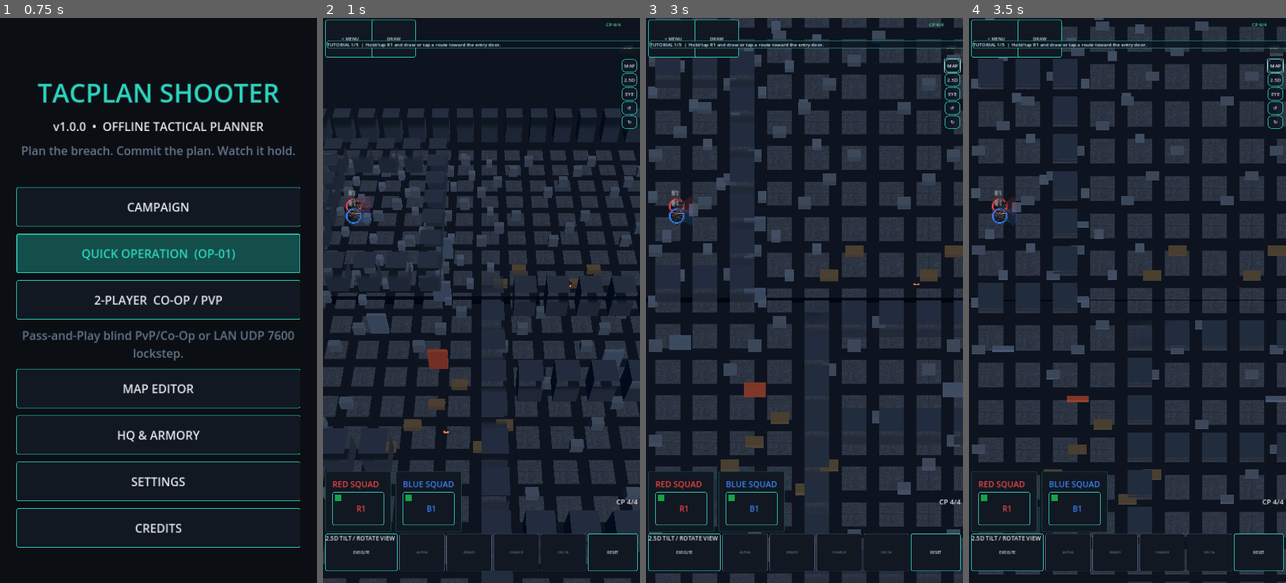
Above: before the commit, frames 1-4 (left to right).
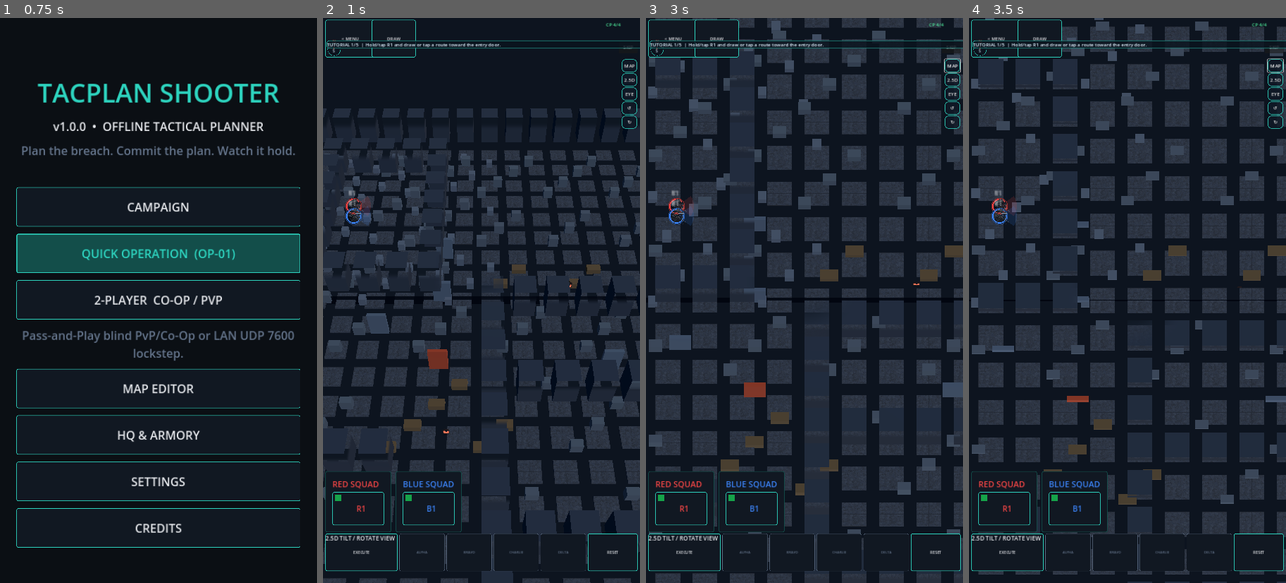
Above: after the commit, the same moments.

Repository: GhostMan612/TacPlanShooter
Game: Godot game, scene res://scenes/splash.tscn
The game is run twice, just before and just after one commit, with the same random seed, the same clock (stepped at 60 frames per second) and the same inputs.
Inputs (mouse positions are in pixels of both pictures, inside the frame that each line leads up to):
- Up to frame 1 (0.75 s): tap Enter at 0.5 s; move the mouse to (228, 272) at 0.52 s; hold Right (ui_right) from 0.53 s (still down); click (228, 272) at 0.67 s
- Up to frame 2 (1 s): keep holding Right (ui_right)
- Up to frame 3 (3 s): release Right (ui_right) at 1.25 s; click "SKIP" at 1.25 s; click "SKIP" at 2 s; click "MAP" at 2.75 s
- Up to frame 4 (3.5 s): no input

Frame 1 is identical in both runs. In frame 2, less than 0.1% of the frame differs, in the area x 1-100%, y 3-87%; in frame 3, less than 0.1%; in frame 4, less than 0.1%.

Commit message:
fix(25d): hide legacy CP label, high-contrast go-code text, hide status under tutorial, anchor compass top-left

Diff:
--- a/scripts/planning/planning_root.gd
+++ b/scripts/planning/planning_root.gd
@@ -415,6 +415,10 @@
 	_reset_button = UiKit.button("RESET", _on_reset_pressed, settings)
 	_execute_button.size_flags_stretch_ratio = 1.6
 	_reset_button.size_flags_stretch_ratio = 1.1
+	var code_colors := [Color(1.0, 0.72, 0.12), Color(0.25, 0.9, 0.45), Color(0.2, 0.75, 1.0), Color(1.0, 0.48, 0.22)]
+	for i in range(4):
+		var cb: Button = [_alpha_button, _bravo_button, _charlie_button, _delta_button][i]
+		cb.add_theme_color_override("font_color", code_colors[i])
 	for b in [_execute_button, _alpha_button, _bravo_button, _charlie_button, _delta_button, _reset_button]:
 		b.add_theme_font_size_override("font_size", 13 if b == _execute_button or b == _reset_button else 11)
 		b.clip_text = false
@@ -436,6 +440,8 @@
 	_hud_canvas.add_child(squad_hud)
 	squad_hud.apply_palette(_tm.palette())
 	squad_hud.refresh(world)
+	if squad_hud._cp_label != null:
+		squad_hud._cp_label.visible = false
 	for c in [_menu_button, _mode_button, _floor_button, _hud, squad_hud, _status_label, _node_menu]:
 		if c != null:
 			(c as Control).theme = _tm.applied_theme
@@ -1294,6 +1300,7 @@
 func _set_status(msg: String) -> void:
 	if _status_label != null:
 		_status_label.text = msg
+		_status_label.visible = tutorial == null or not tutorial.active
 
 
 func _load_mission_targets() -> void:
--- a/scripts/view3d/tactical_camera_3d.gd
+++ b/scripts/view3d/tactical_camera_3d.gd
@@ -168,7 +168,7 @@
 	_hud_buttons["CW"] = right
 	var rose := CompassRose.new()
 	rose.name = "CompassRose"
-	rose.set_anchors_and_offsets_preset(Control.PRESET_TOP_RIGHT)
+	rose.set_anchors_and_offsets_preset(Control.PRESET_TOP_LEFT)
 	rose.position = Vector2(16.0, 84.0)
 	rose.size = Vector2(44.0, 44.0)
 	_hud.add_child(rose)
